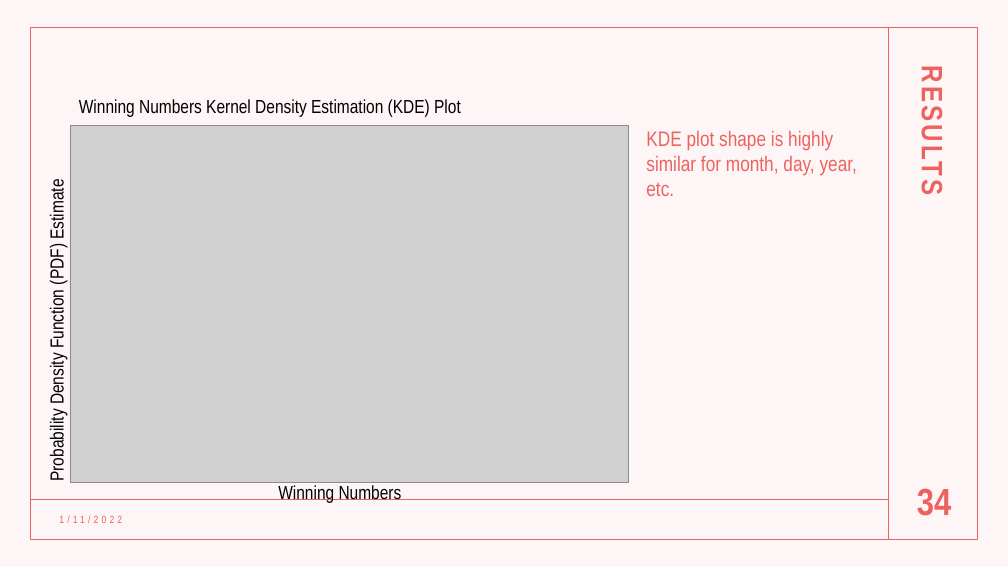
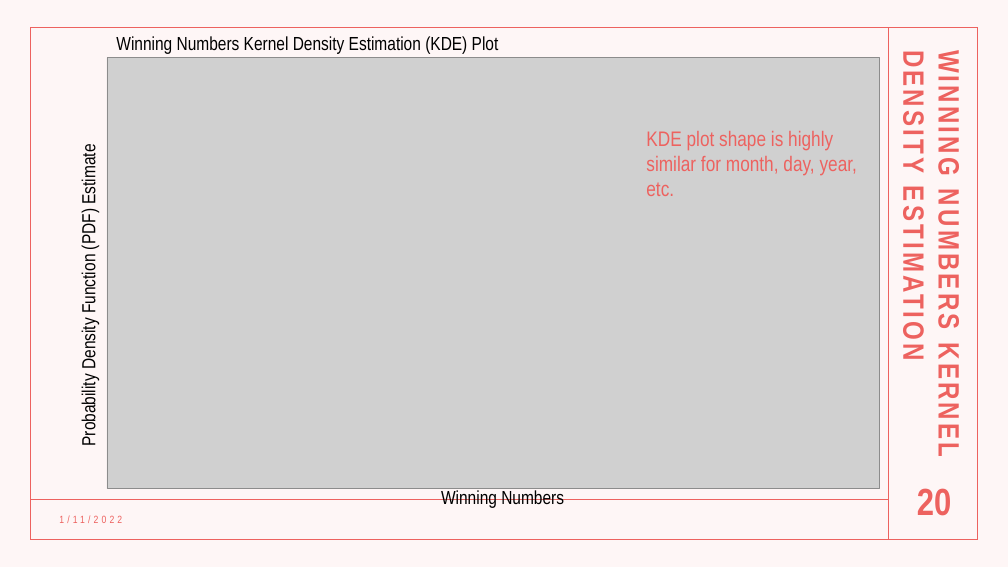
Before and after one commit to AlbiKovi/DSO110---Final-Group-Project, a slide deck: slide 20 of Is the Mega Millions a Mega Trap.pptm (slide 34 before the commit). Drawn at 1008x567 pixels with LibreOffice and Linux fonts; fonts in the diff are those of the drawing; grey boxes stand for pictures. Boxes give left, top, right and bottom in pixels: in the first picture for what was removed or moved away, otherwise in the second. Text is boxed around its words. In the diff, an @@ line names an element or a change of style, - is before the commit and + after.

```diff
--- a/Is the Mega Millions a Mega Trap.pptm
+++ b/Is the Mega Millions a Mega Trap.pptm
@@ text "Probability Density Function (PDF) Estimate": place and size @@
-text "Probability Density Function (PDF) Estimate" at (46, 185, 67, 479)
+text "Probability Density Function (PDF) Estimate" at (78, 150, 99, 444)
@@ text "Winning Numbers Kernel Density Estimation ...": place and size @@
-text "Winning Numbers Kernel Density Estimation ..." at (79, 99, 461, 117)
+text "Winning Numbers Kernel Density Estimation ..." at (116, 36, 499, 54)
@@ picture: place and size @@
-picture at (70, 126, 629, 483)
+picture at (107, 57, 880, 488)
@@ text at (933, 62, 966, 455): text changed @@
-RESULTS
+WINNING NUMBERS KERNEL DENSITY ESTIMATION
@@ text "Winning Numbers": place and size @@
-text "Winning Numbers" at (278, 485, 402, 503)
+text "Winning Numbers" at (441, 490, 564, 508)
@@ page number at (917, 488, 951, 516): text changed @@
-34
+20
```
Also in this commit, not shown: 25 other slides changed, 16 slides removed.
